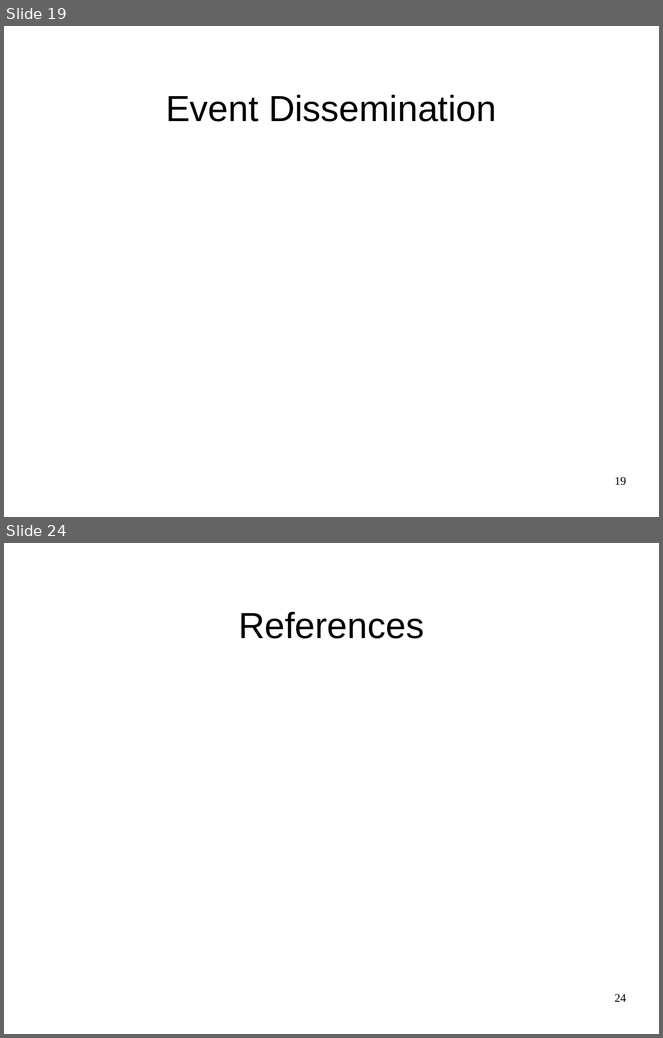
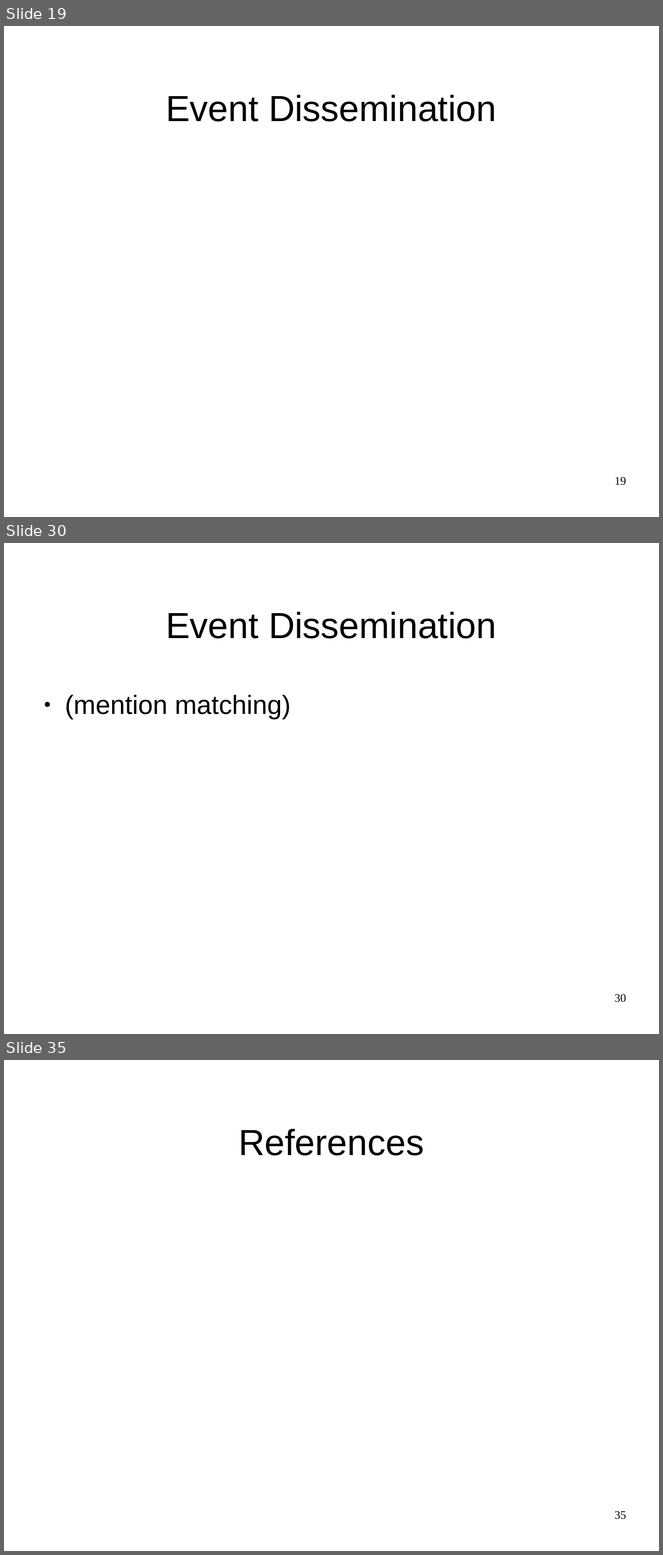
Before and after one commit to JGAntunes/pulsarcast, a slide deck: project-report/presentation.odp. Shown one above the other, each under a label of ours: slides 19 and 24 before the commit, slides 19, 30 and 35 after it; the slides between them are not shown. The pictures are 663x1038 and 663x1555 pixels, drawn with LibreOffice and Linux fonts; fonts in the diff are those of the drawing; background and template pictures are left out. Boxes give left, top, right and bottom in pixels: in the first picture for what was removed or moved away, otherwise in the second. Text is boxed around its words. In the diff, an @@ line names an element or a change of style, - is before the commit and + after.

```diff
--- a/project-report/presentation.odp
+++ b/project-report/presentation.odp
@@ slide 30 added at box(4, 543, 659, 1034), background #FFFFFF @@
@@ title added at box(166, 612, 496, 639), 44 pt, text #000000 @@
+Event Dissemination
@@ text added at box(65, 695, 291, 720), 32 pt, text #000000 @@
+● (mention matching)
@@ page number added at box(615, 994, 626, 1003), 14 pt, text #000000 @@
+30
@@ what was slide 24 is now slide 35 @@
@@ page number at box(615, 1511, 626, 1520): text changed @@
-24
+35
```
Also in this commit, not shown: 3 slides changed, 11 other slides added, 1 slide removed.
